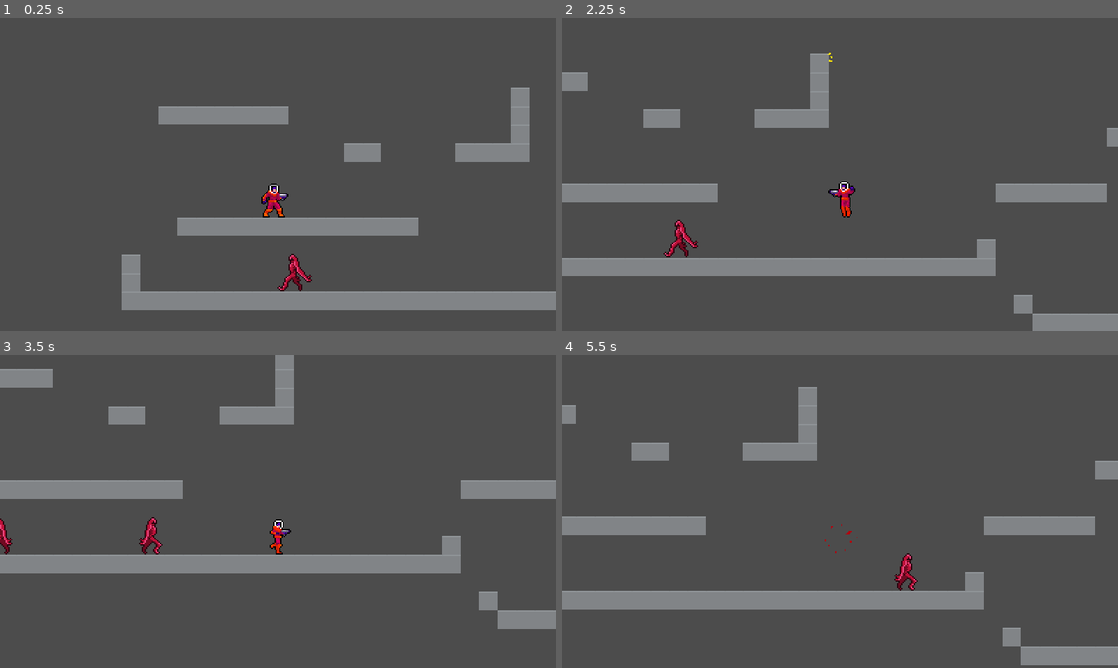
Above: before the commit, frames 1-4 (two rows, left to right).
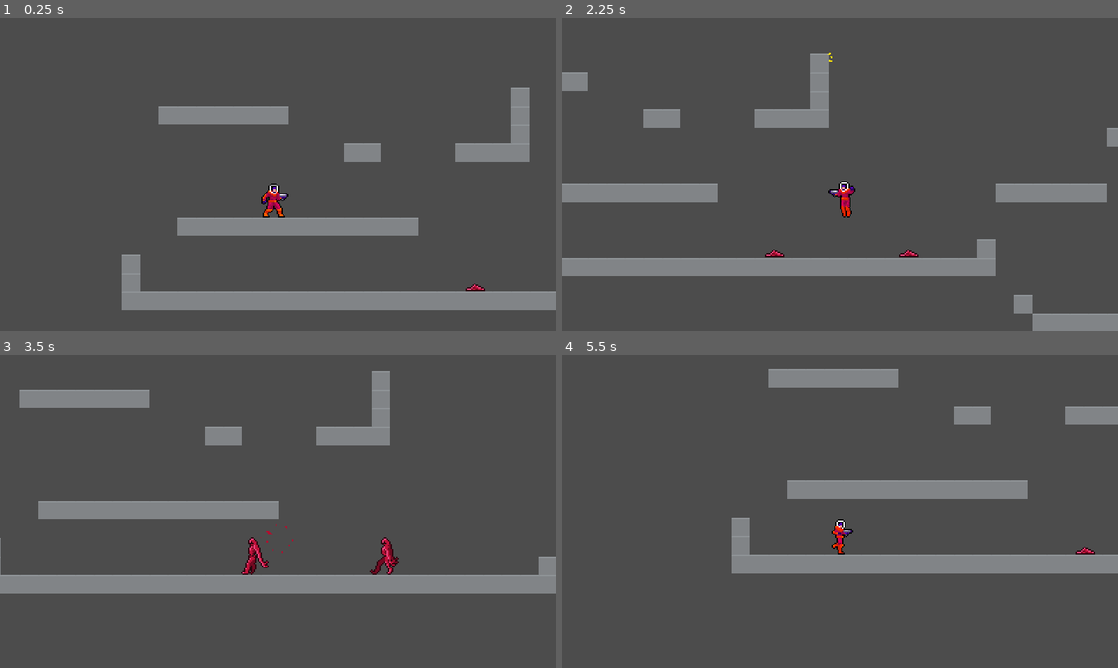
Above: after the commit, the same moments.

Repository: JuroUhlar/red_cascade
Game: Godot game, scene res://scenes/World.tscn
Same seed, same stepped clock (60 frames per second), same inputs: the game is played once before the commit and once after it.
Inputs:
- Up to frame 1 (0.25 s): no input
- Up to frame 2 (2.25 s): hold D (move_right) 0.53-2.03 s; tap X (dash) at 0.6, 1.35 s; tap Space (jump) at 0.77, 1.52 s; hold A (move_left) from 2.03 s (still down); hold Z (shoot) from 2.03 s (still down)
- Up to frame 3 (3.5 s): tap X (dash) at 2.3, 2.85 s; release A (move_left) at 2.78 s; release Z (shoot) at 2.78 s; hold D (move_right) from 2.78 s (still down); tap Space (jump) at 3.02 s
- Up to frame 4 (5.5 s): tap X (dash) at 3.6, 4.55, 5.1 s; tap Space (jump) at 3.77, 4.52 s; release D (move_right) at 4.28 s; hold A (move_left) 4.28-5.03 s; tap Z (shoot) at 4.35 s; hold D (move_right) from 5.03 s (still down)

The runs differ from the first frame. In frame 1, 0.3% of the frame differs, in the area x 49-88%, y 75-88%; in frame 2, 0.4%; in frame 3, 24%, in the area x 0-100%, y 0-88%; in frame 4, 21%.

Commit message:
Enemies can spawn

Diff:
--- a/scenes/Enemy.tscn
+++ b/scenes/Enemy.tscn
@@ -9,14 +9,21 @@
 [ext_resource path="res://assets/NPC/enemy_death5.png" type="Texture" id=7]
 [ext_resource path="res://assets/NPC/enemy_death6.png" type="Texture" id=8]
 [ext_resource path="res://assets/NPC/enemy_death7.png" type="Texture" id=9]
-[ext_resource path="res://assets/Enemy/enemy-walk1.png" type="Texture" id=10]
-[ext_resource path="res://assets/Enemy/enemy-walk2.png" type="Texture" id=11]
-[ext_resource path="res://assets/Enemy/enemy-walk3.png" type="Texture" id=12]
-[ext_resource path="res://assets/Enemy/enemy-walk4.png" type="Texture" id=13]
-[ext_resource path="res://assets/Enemy/enemy-walk5.png" type="Texture" id=14]
-[ext_resource path="res://assets/Enemy/enemy-walk6.png" type="Texture" id=15]
-[ext_resource path="res://assets/Enemy/enemy-walk7.png" type="Texture" id=16]
-[ext_resource path="res://assets/Enemy/enemy-walk8.png" type="Texture" id=17]
+[ext_resource path="res://assets/Enemy/enemy-spawn1.png" type="Texture" id=10]
+[ext_resource path="res://assets/Enemy/enemy-spawn2.png" type="Texture" id=11]
+[ext_resource path="res://assets/Enemy/enemy-spawn3.png" type="Texture" id=12]
+[ext_resource path="res://assets/Enemy/enemy-spawn4.png" type="Texture" id=13]
+[ext_resource path="res://assets/Enemy/enemy-spawn5.png" type="Texture" id=14]
+[ext_resource path="res://assets/Enemy/enemy-spawn6.png" type="Texture" id=15]
+[ext_resource path="res://assets/Enemy/enemy-spawn7.png" type="Texture" id=16]
+[ext_resource path="res://assets/Enemy/enemy-walk1.png" type="Texture" id=17]
+[ext_resource path="res://assets/Enemy/enemy-walk2.png" type="Texture" id=18]
+[ext_resource path="res://assets/Enemy/enemy-walk3.png" type="Texture" id=19]
+[ext_resource path="res://assets/Enemy/enemy-walk4.png" type="Texture" id=20]
+[ext_resource path="res://assets/Enemy/enemy-walk5.png" type="Texture" id=21]
+[ext_resource path="res://assets/Enemy/enemy-walk6.png" type="Texture" id=22]
+[ext_resource path="res://assets/Enemy/enemy-walk7.png" type="Texture" id=23]
+[ext_resource path="res://assets/Enemy/enemy-walk8.png" type="Texture" id=24]
 
 [sub_resource type="RectangleShape2D" id=1]
 extents = Vector2( 12.1487, 16.0762 )
@@ -33,11 +40,24 @@
 "name": "die",
 "speed": 20.0
 }, {
-"frames": [ ExtResource( 10 ), ExtResource( 11 ), ExtResource( 12 ), ExtResource( 13 ), ExtResource( 14 ), ExtResource( 15 ), ExtResource( 16 ), ExtResource( 17 ) ],
+"frames": [ ExtResource( 10 ) ],
+"loop": true,
+"name": "dormant",
+"speed": 5.0
+}, {
+"frames": [ ExtResource( 10 ), ExtResource( 11 ), ExtResource( 12 ), ExtResource( 13 ), ExtResource( 14 ), ExtResource( 15 ), ExtResource( 16 ) ],
+"loop": true,
+"name": "spawn",
+"speed": 15.0
+}, {
+"frames": [ ExtResource( 17 ), ExtResource( 18 ), ExtResource( 19 ), ExtResource( 20 ), ExtResource( 21 ), ExtResource( 22 ), ExtResource( 23 ), ExtResource( 24 ) ],
 "loop": true,
 "name": "walk",
 "speed": 12.0
 } ]
+
+[sub_resource type="CircleShape2D" id=3]
+radius = 73.6115
 
 [node name="Enemy" type="KinematicBody2D"]
 collision_layer = 2
@@ -51,8 +71,7 @@
 [node name="Sprite" type="AnimatedSprite" parent="."]
 scale = Vector2( 1.2, 1.1 )
 frames = SubResource( 2 )
-animation = "walk"
-frame = 4
+animation = "dormant"
 playing = true
 
 [node name="VisibilityEnabler2D" type="VisibilityEnabler2D" parent="."]
@@ -60,3 +79,10 @@
 rect = Rect2( -80, -80, 160, 160 )
 process_parent = true
 physics_process_parent = true
+
+[node name="player_detector" type="Area2D" parent="."]
+
+[node name="CollisionShape2D" type="CollisionShape2D" parent="player_detector"]
+self_modulate = Color( 0.945098, 1, 0.278431, 0.309804 )
+shape = SubResource( 3 )
+[connection signal="body_entered" from="player_detector" to="." method="_on_player_detector_body_entered"]
--- a/scenes/World.tscn
+++ b/scenes/World.tscn
@@ -13,7 +13,7 @@
 position = Vector2( 9.46242, 53.686 )
 
 [node name="Enemy" parent="." instance=ExtResource( 3 )]
-position = Vector2( 455.094, 176.444 )
+position = Vector2( 436.817, 242.62 )
 
 [node name="Enemy2" parent="." instance=ExtResource( 3 )]
-position = Vector2( 180.403, 234.477 )
+position = Vector2( 320.948, 242.671 )
--- a/scripts/Enemy.gd
+++ b/scripts/Enemy.gd
@@ -2,6 +2,7 @@
 
 export var speed = Vector2(100,200)
 export var hp = 30
+export var active = false
 
 var dying = false
 
@@ -10,9 +11,11 @@
 	set_physics_process(false)
 	add_to_group("enemies")
 	add_to_group("damageable")
+	$Sprite.play("dormant")
+	$CollisionShape2D.scale = Vector2.ZERO
 
 func _physics_process(delta):
-	if(dying):
+	if(dying or !active):
 		pass
 	else:
 		_velocity.y += gravity * delta
@@ -39,3 +42,14 @@
 	remove_from_group("enemies")
 	$Sprite.play("die")
 	yield($Sprite, "animation_finished")
+	queue_free()
+
+func activate():
+	$Sprite.play("spawn")
+	yield($Sprite, "animation_finished")
+	$CollisionShape2D.scale = Vector2.ONE
+	active = true
+
+func _on_player_detector_body_entered(body):
+	if(body.is_in_group("player")):
+		activate()
--- a/scripts/Player.gd
+++ b/scripts/Player.gd
@@ -21,8 +21,11 @@
 var can_shoot = true
 var dying = false
 
+
+func _ready():
+	add_to_group("player")
+
 func _physics_process(delta):
-
 	if(dying):
 		pass
 	elif(dashing):
Not shown: 1 places in scenes/Enemy.tscn that only renumber resources
